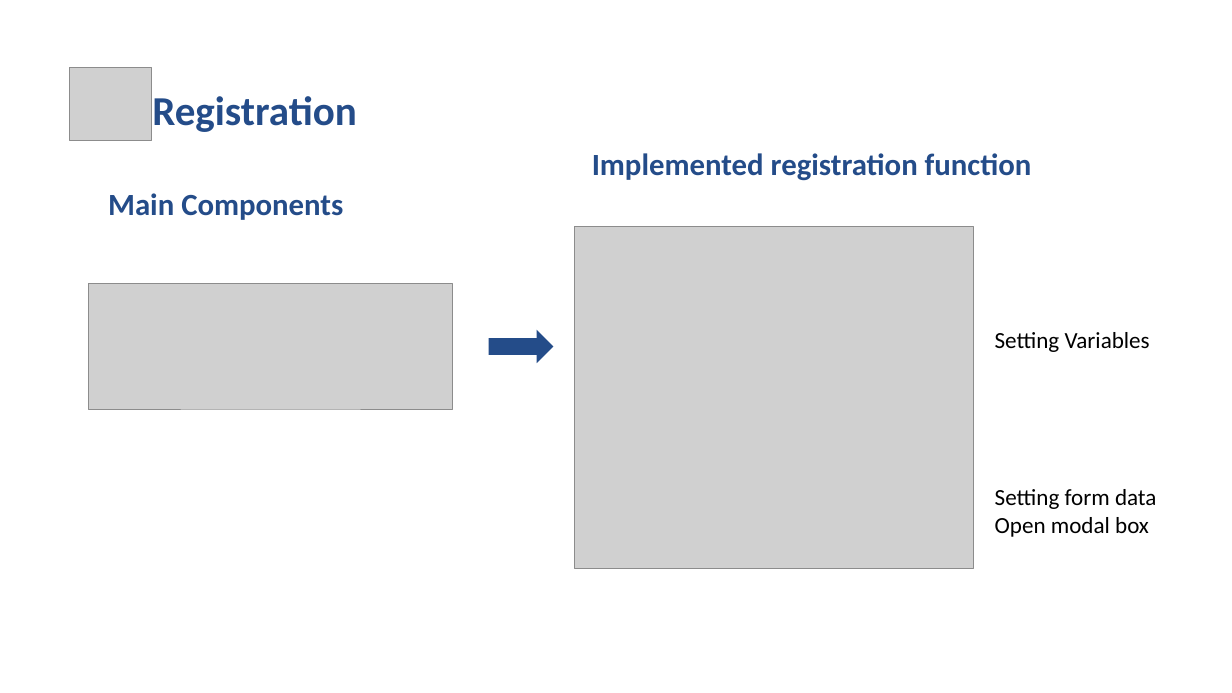
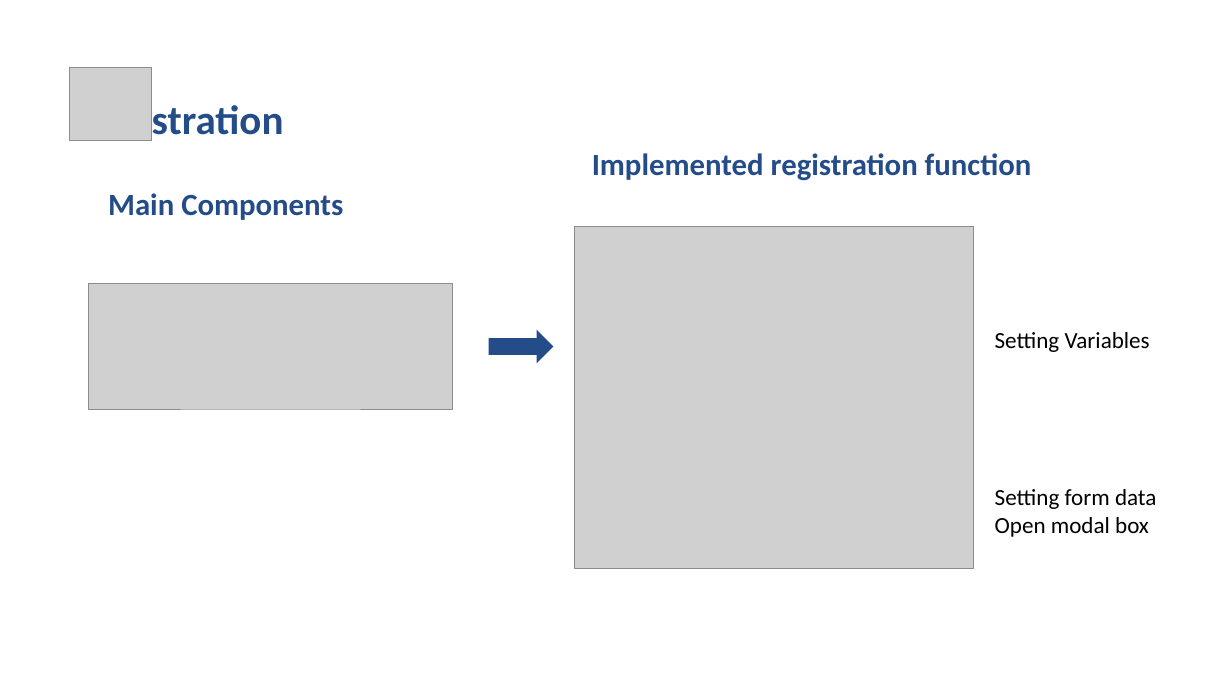
Before and after one commit to chongchen1999/TravelMingle, a slide deck: slide 11 of INFO6150-final.pptx. Drawn at 1232x693 pixels with LibreOffice and Linux fonts; fonts in the diff are those of the drawing; grey boxes stand for pictures; background and template pictures are left out. Boxes give left, top, right and bottom in pixels: in the first picture for what was removed or moved away, otherwise in the second. Text is boxed around its words. In the diff, an @@ line names an element or a change of style, - is before the commit and + after.

```diff
--- a/INFO6150-final.pptx
+++ b/INFO6150-final.pptx
@@ title "Registration" rewrapped from (x1=152, y1=96, x2=357, y2=132) to (x1=79, y1=100, x2=284, y2=144) @@
```
Also in this commit, not shown: 4 other slides changed, 1 slide added.
